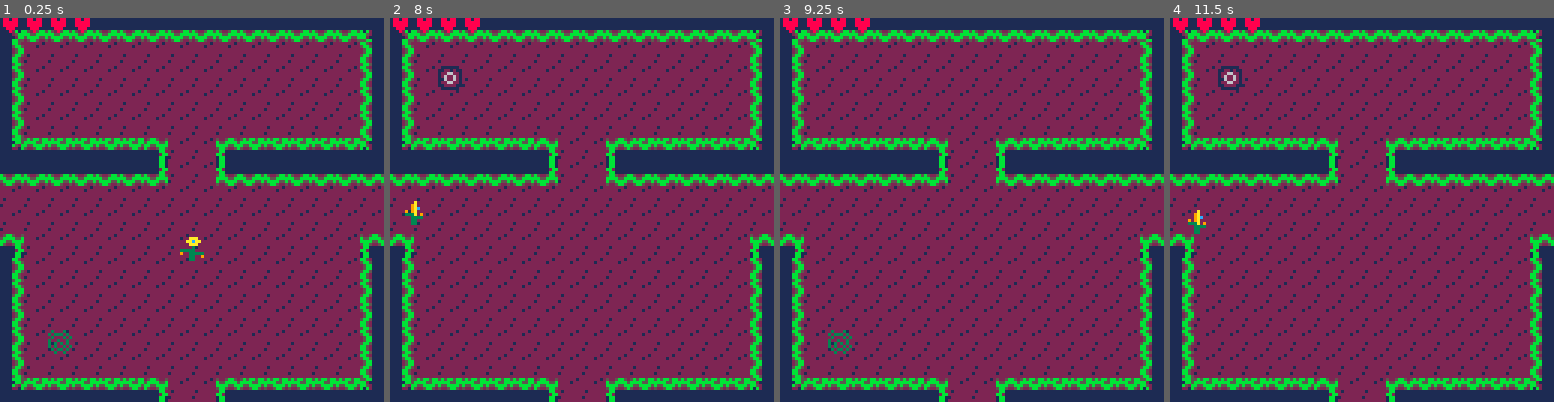
Above: before the commit, frames 1-4 (left to right).
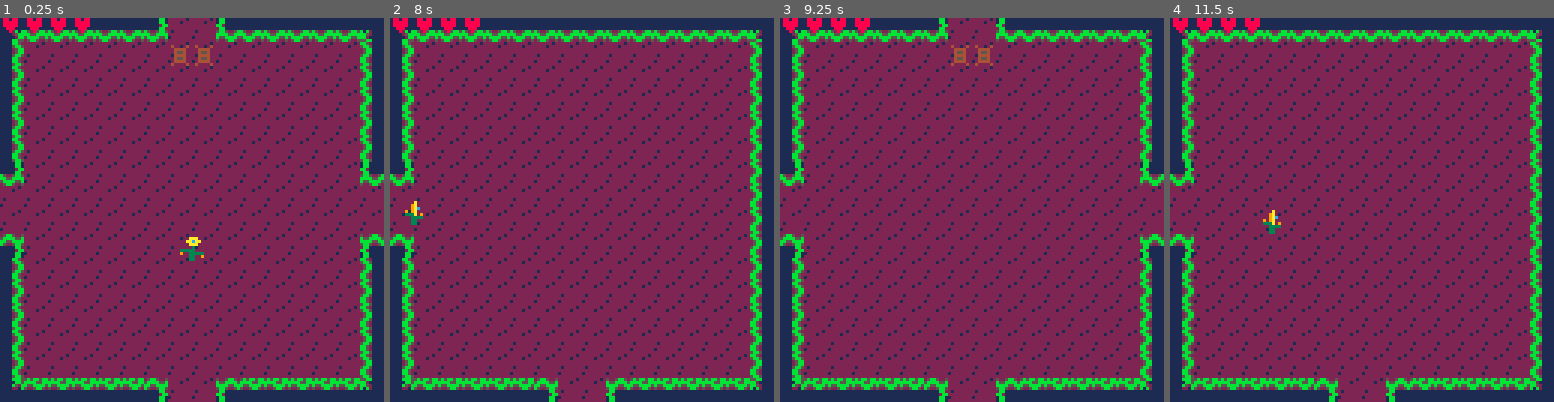
Above: after the commit, the same moments.

Repository: acwright/PICO-8
Game: PICO-8 cartridge ldjam/ldjam.p8
The game is run twice, just before and just after one commit, with the same random seed, the same clock (stepped at 60 frames per second) and the same inputs.
Inputs:
- Up to frame 1 (0.25 s): no input
- Up to frame 2 (8 s): tap X (X key) at 0.33, 1.07, 1.85, 2.97, 4.08, 5.2, 6.32, 7.43 s; tap O (Z key) at 0.7, 1.7, 2.1, 2.5, 2.9, 3.3, 3.7, 4.1, 4.5, 4.9, 5.3, 5.7, 6.1, 6.5, 6.9, 7.3, 7.7 s; hold Right 1.6-2.1 s; hold Up 2.15-2.42 s; hold Right 2.47-3.03 s; hold Left 3.08-3.58 s; hold Down 3.63-3.97 s; hold Right 4.02-4.68 s; hold Up 4.73-5.03 s; hold Left 5.08-5.68 s; hold Down 5.73-6.03 s; hold Right 6.08-6.58 s; hold Right 6.63-7.13 s; hold Up 7.18-7.45 s; hold Right from 7.5 s (still down)
- Up to frame 3 (9.25 s): release Right at 8.07 s; tap O (Z key) at 8.1, 8.5, 8.9 s; hold Left 8.12-8.62 s; tap X (X key) at 8.55 s; hold Down 8.67-9 s; hold Right from 9.05 s (still down)
- Up to frame 4 (11.5 s): tap O (Z key) every 0.4 s from 9.3 to 11.3 s; tap X (X key) at 9.67, 10.78 s; release Right at 9.72 s; hold Up 9.77-10.07 s; hold Left 10.12-10.72 s; hold Down 10.77-11.07 s; hold Right from 11.12 s (still down)

The runs differ from the first frame. In frame 1, 10% of the frame differs, in the area x 3-100%, y 0-88%; in frame 2, 10%; in frame 3, 10%; in frame 4, 10%, in the area x 3-100%, y 12-63%.

Commit message:
added junk

Diff:
--- a/ldjam/ldjam.p8
+++ b/ldjam/ldjam.p8
@@ -65,7 +65,7 @@
 
 function init_game()
 	rooms=init_rooms()
-	room=rooms[15]
+	room=rooms[38]
 
 	player=init_player()
 	game.update=update_game
@@ -954,13 +954,23 @@
 		init_item(15,8,19),
 		init_item(15,9,19),
 		init_down_elevator(0),
-		init_up_elevator(80)
-	})
-	local room_22=init_room(3,{nil,nil,21,28},{})
+		init_up_elevator(80),
+		init_item(13,2,9)
+	})
+	local room_22=init_room(3,{nil,nil,21,28},{
+		init_item(4,14,8),
+		init_powerup(13,2,48)
+	})
 	local room_23=init_room(11,{nil,24,nil,29},{})
-	local room_24=init_room(2,{23,25,nil,nil},{})
-	local room_25=init_room(2,{24,26,nil,nil},{})
-	local room_26=init_room(2,{25,27,nil,nil},{})
+	local room_24=init_room(2,{23,25,nil,nil},{
+		init_item(2,2,8),
+	})
+	local room_25=init_room(2,{24,26,nil,nil},{
+		init_item(4,13,9)
+	})
+	local room_26=init_room(2,{25,27,nil,nil},{
+		init_item(14,2,8)
+	})
 	local room_27=init_room(8,{26,nil,nil,31},{
 		init_item(0,7,6),
 		init_item(0,8,7),
@@ -1001,7 +1011,11 @@
 		init_item(0,9,17),
 		init_enemy(8,8,56,1)
 	})
-	local room_34=init_room(2,{33,35,nil,nil},{})
+	local room_34=init_room(2,{33,35,nil,nil},{
+		init_item(7,6,11,true),
+		init_item(8,6,11,true),
+		init_enemy(13,13,56,1)
+	})
 	local room_35=init_room(0,{34,36,nil,nil},{
 		init_item(6,0,2),
 		init_item(7,0,2),
@@ -1010,10 +1024,17 @@
 		init_item(6,15,34),
 		init_item(7,15,34),
 		init_item(8,15,34),
-		init_item(9,15,34)
-	})
-	local room_36=init_room(2,{35,37,nil,nil},{})
-	local room_37=init_room(0,{36,38,30,43},{})
+		init_item(9,15,34),
+		init_item(2,2,8)
+	})
+	local room_36=init_room(2,{35,37,nil,nil},{
+		init_item(14,4,10),
+		init_item(14,11,10)
+	})
+	local room_37=init_room(0,{36,38,30,43},{
+		init_item(7,1,11,true),
+		init_item(8,1,11,true)
+	})
 	local room_38=init_room(8,{37,nil,nil,44},{})
 	local room_39=init_room(7,{nil,40,31,45},{})
 	local room_40=init_room(2,{39,41,nil,nil},{})
@@ -1055,9 +1076,17 @@
 		init_item(8,15,7),
 		init_boss(4,11,72,5)
 	})
-	local room_47=init_room(9,{nil,48,42,nil},{})
-	local room_48=init_room(2,{47,49,nil,nil},{})
-	local room_49=init_room(14,{48,nil,nil,nil},{})
+	local room_47=init_room(9,{nil,48,42,nil},{
+		init_item(2,14,8),
+		init_item(1,13,8)
+	})
+	local room_48=init_room(2,{47,49,nil,nil},{
+		init_item(14,2,9)
+	})
+	local room_49=init_room(14,{48,nil,nil,nil},{
+		init_enemy(13,2,56,1),
+		init_enemy(13,13,56,1)
+	})
 	local room_50=init_room(12,{nil,nil,nil,55},{
 		init_item(7,7,39)
 	})
@@ -1067,9 +1096,17 @@
 	local room_54=init_room(13,{nil,nil,46,nil},{
 		init_collectable(7,7,52)
 	})
-	local room_55=init_room(9,{nil,56,50,nil},{})
-	local room_56=init_room(2,{55,57,nil,nil},{})
-	local room_57=init_room(2,{56,58,nil,nil},{})
+	local room_55=init_room(9,{nil,56,50,nil},{
+		init_item(7,7,9),
+		init_item(8,8,9)
+	})
+	local room_56=init_room(2,{55,57,nil,nil},{
+		init_item(7,4,8)
+	})
+	local room_57=init_room(2,{56,58,nil,nil},{
+		init_item(12,7,11,true),
+		init_item(12,8,11,true)
+	})
 	local room_58=init_room(10,{57,nil,53,nil},{})
 
 	--level 3
